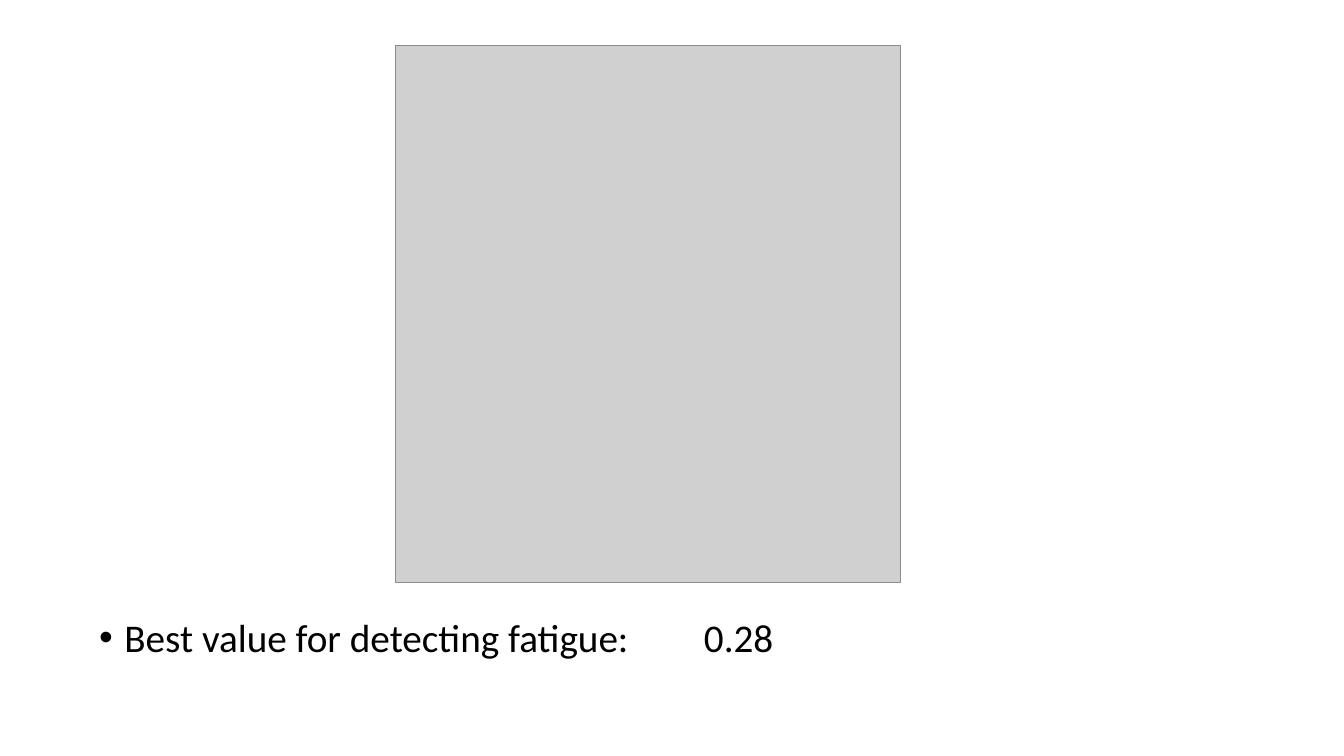
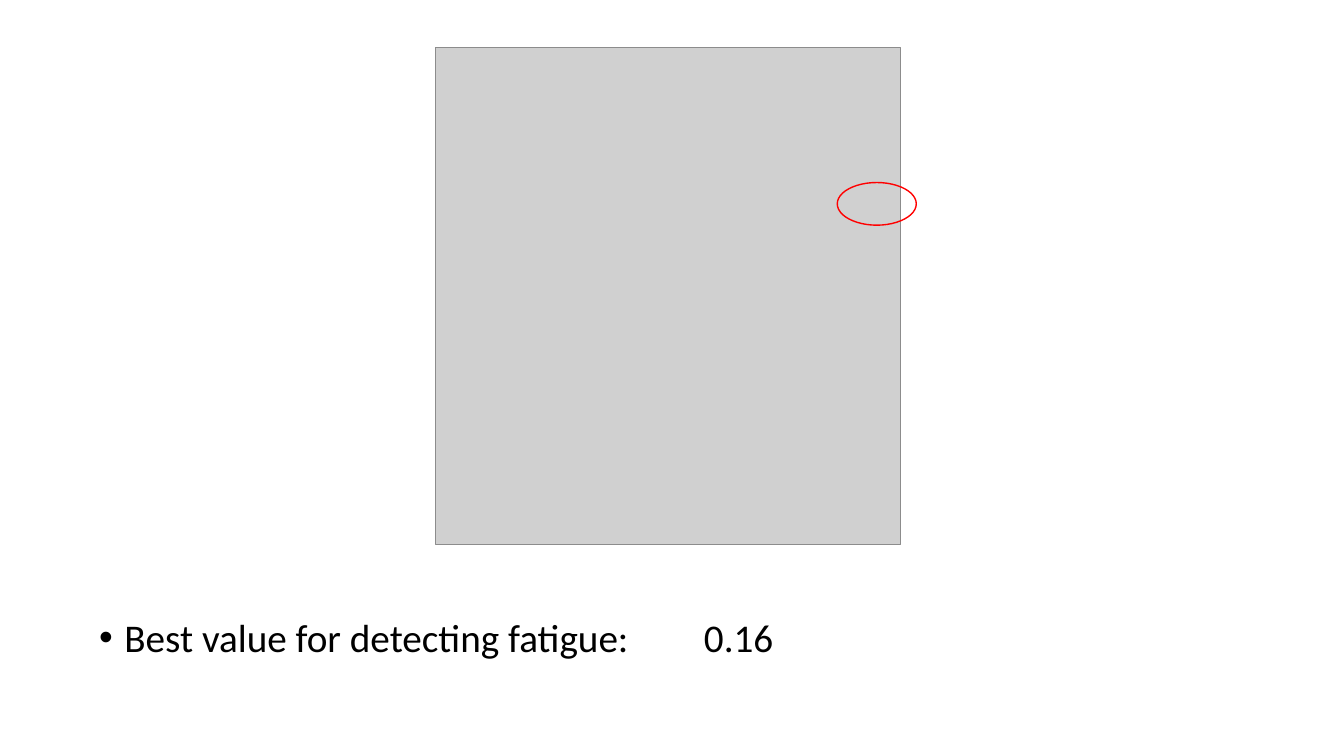
Before and after one commit to capstone411/SHAF, a slide deck: slide 4 of Capstone/Presentations/MATLAB_Analysis.pptx. Drawn at 1344x756 pixels with LibreOffice and Linux fonts; fonts in the diff are those of the drawing; grey boxes stand for pictures. Boxes give left, top, right and bottom in pixels: in the first picture for what was removed or moved away, otherwise in the second. Text is boxed around its words. In the diff, an @@ line names an element or a change of style, - is before the commit and + after.

Commit message:
Add updated fatigueRepReport and MATLAB ppt

```diff
--- a/Capstone/Presentations/MATLAB_Analysis.pptx
+++ b/Capstone/Presentations/MATLAB_Analysis.pptx
@@ picture: place and size @@
-picture at [395,45,900,583]
+picture at [436,47,900,544]
@@ ellipse added at [838,182,917,225], outline #FF0000 1 pt @@
@@ text at [124,624,773,659]: text changed @@
-• Best value for detecting fatigue: 0.28
+• Best value for detecting fatigue: 0.16
```
Also in this commit, not shown: 2 other slides changed, 1 slide removed, 8 other files.
